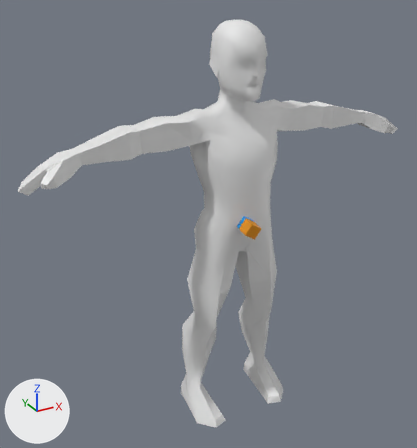
The FBX model media/anims_X/normal/TTRP_ChaiseLoungeReversed.fbx as it was, and as the next commit left it.
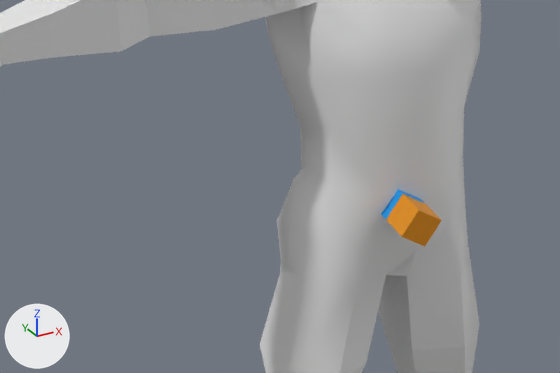
There are two pictures of each version: one whole from a camera (50 mm lens) standing at (-0.673, -1.059, 1.079) and looking at (-0.007, 0.152, 0.473), one close up on the part from 19% to 74% of the width and 31% to 65% of the height. The axes (+X, +Y, +Z) are drawn at lower left. The lights are the same throughout. Where no turn or scale is listed for an object, it has been applied to the vertices.

In view in the first close-up: 'Body_NoDress', 'Cube'.
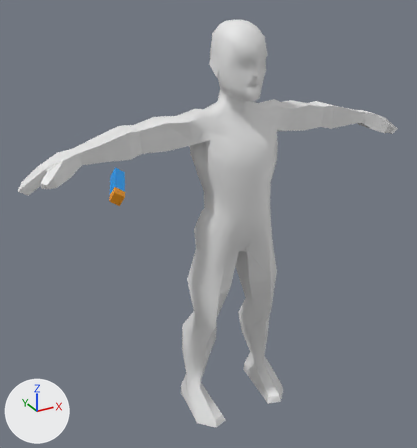
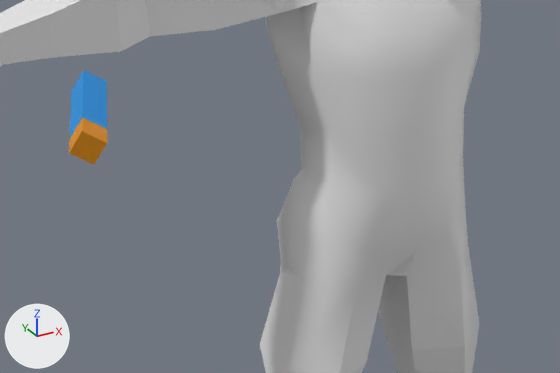
Changed parts and their boxes (x1, y1, x2, y2) in the close-ups (560 x 373 px):
'Cube', moved, turned
    before: (381, 189, 442, 246)
    after: (69, 70, 107, 165)

What changed in the scene script:
```text
Change ob_cube:
    ob_cube.location: (-0.015, -0.006, 0.555) -> (-0.188, 0.325, 0.555)
    ob_cube.rotation_euler: (-2.117, 0.101, -1.671) -> (-2.117, 0.101, -1.943)  # degrees (-121, 5.8, -96) -> degrees (-121, 5.8, -111)
```
